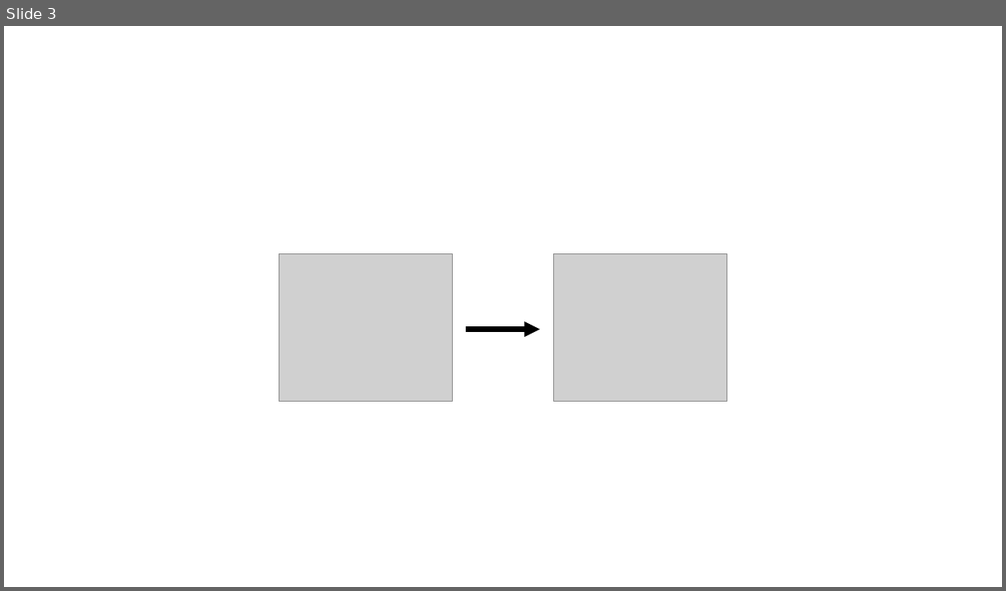
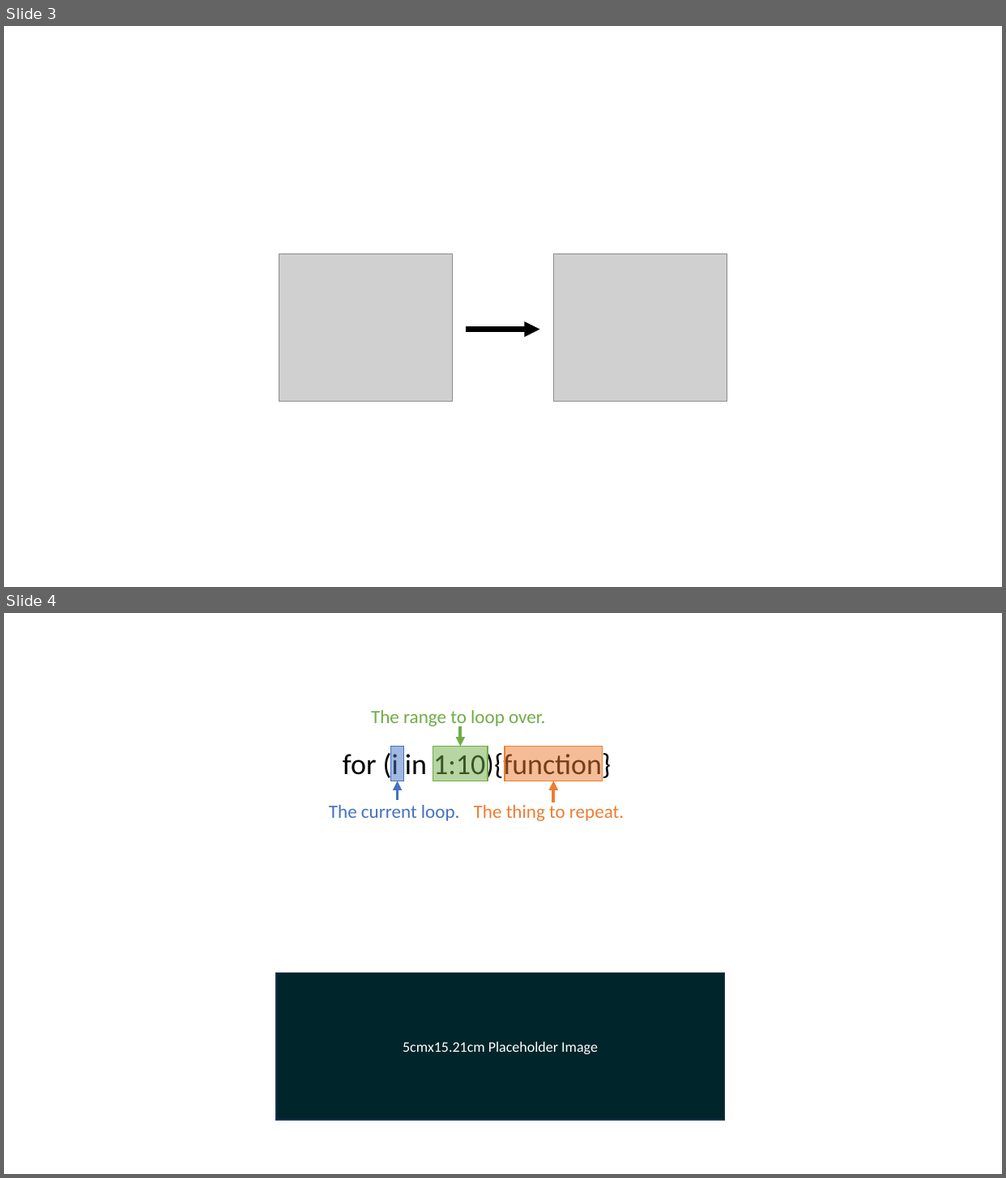
Before and after one commit to add-am/website, a slide deck: docs/images/listing_images.pptx. Shown one above the other, each under a label of ours: slide 3 before the commit, slides 3 and 4 after it. The pictures are 1006x591 and 1006x1178 pixels, drawn with LibreOffice and Linux fonts; fonts in the diff are those of the drawing; grey boxes stand for pictures. Boxes give left, top, right and bottom in pixels: in the first picture for what was removed or moved away, otherwise in the second. Text is boxed around its words. In the diff, an @@ line names an element or a change of style, - is before the commit and + after.

```diff
--- a/docs/images/listing_images.pptx
+++ b/docs/images/listing_images.pptx
@@ slide 4 added at (x1=4, y1=613, x2=1002, y2=1174), background #FFFFFF @@
@@ group added at (x1=329, y1=710, x2=624, y2=821): 4 texts, 3 rectangles, 3 arrows @@
+for (i in 1:10){function}
+The range to loop over.
+The thing to repeat.
+The current loop.
@@ rectangle added at (x1=276, y1=973, x2=725, y2=1121), fill #00252A, outline #1E3256 1 pt, 14 pt, text #FFFFFF @@
+5cmx15.21cm Placeholder Image
```
Also in this commit, not shown: 19 other files.
